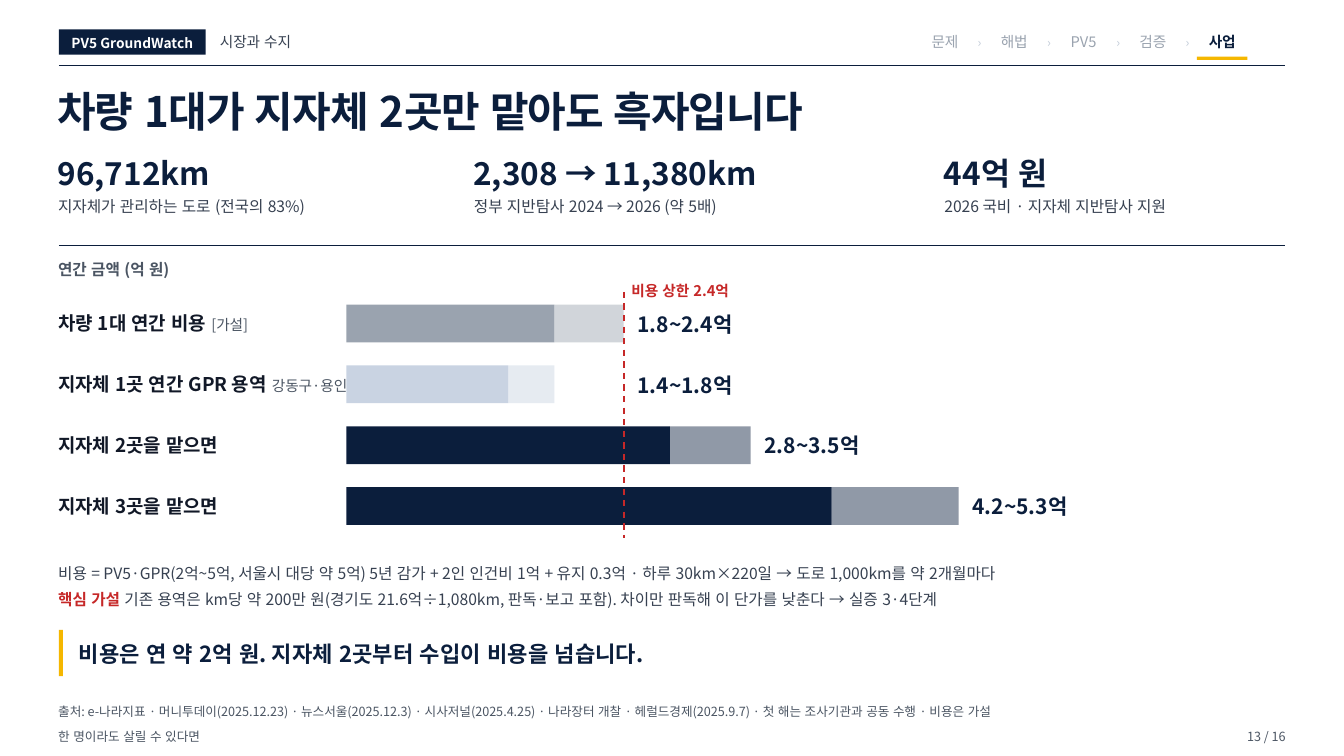
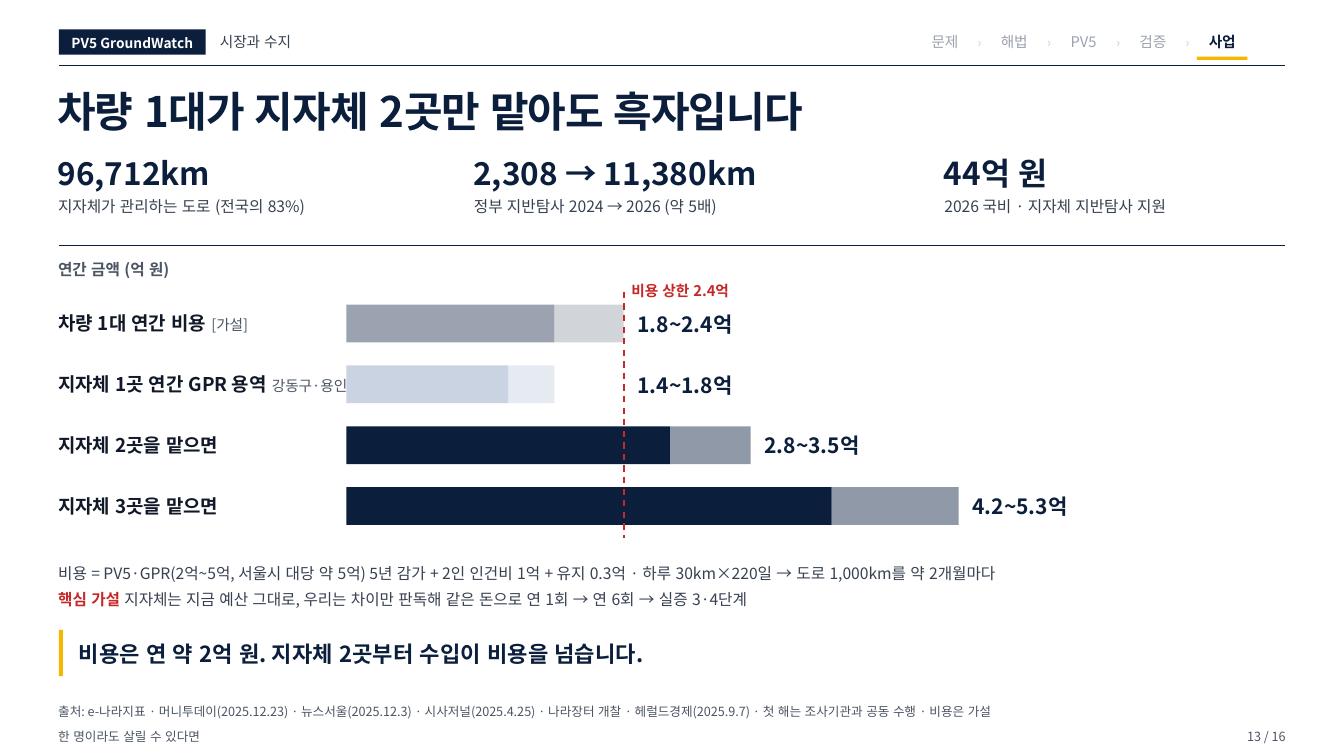
Before and after one commit to woojin-choe/pv5-hose-lab, a slide deck: slide 13 of ppt_all/PV5_GroundWatch_10_22.pptx. Drawn at 1344x756 pixels with LibreOffice and Linux fonts; fonts in the diff are those of the drawing. Boxes give left, top, right and bottom in pixels: in the first picture for what was removed or moved away, otherwise in the second. Text is boxed around its words. In the diff, an @@ line names an element or a change of style, - is before the commit and + after.

```diff
--- a/ppt_all/PV5_GroundWatch_10_22.pptx
+++ b/ppt_all/PV5_GroundWatch_10_22.pptx
@@ text at bbox=[58, 592, 747, 608]: text changed @@
-핵심 가설 기존 용역은 km당 약 200만 원(경기도 21.6억÷1,080km, 판독·보고 포함). 차이만 판독해 이 단가를 낮춘다 → 실증 3·4단계
+핵심 가설 지자체는 지금 예산 그대로, 우리는 차이만 판독해 같은 돈으로 연 1회 → 연 6회 → 실증 3·4단계
```
Also in this commit, not shown: 8 other slides changed, 27 other files.
